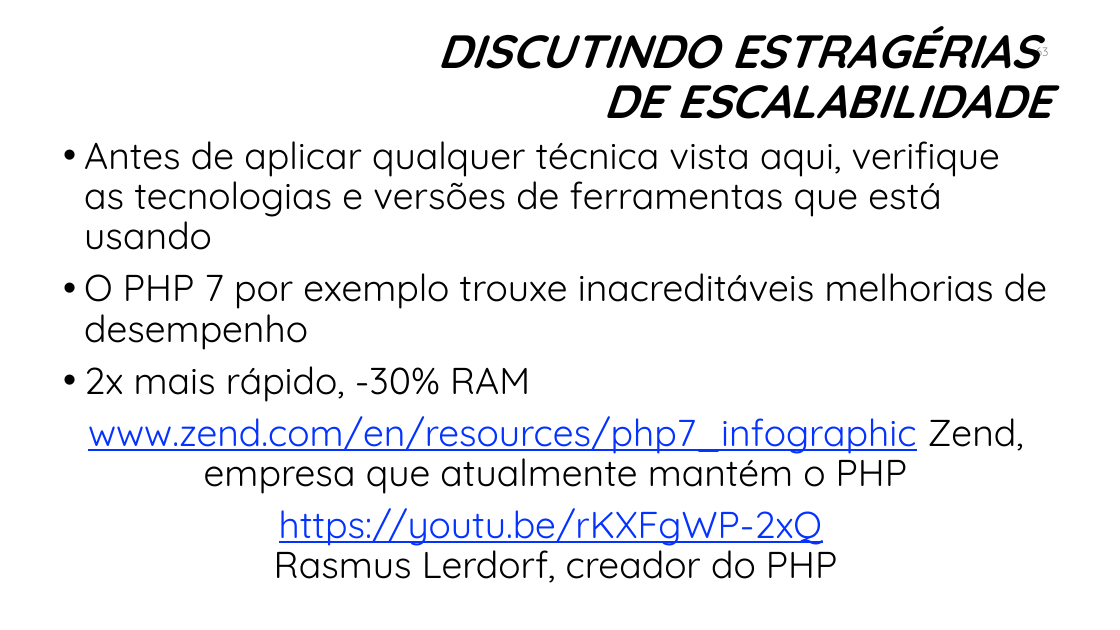
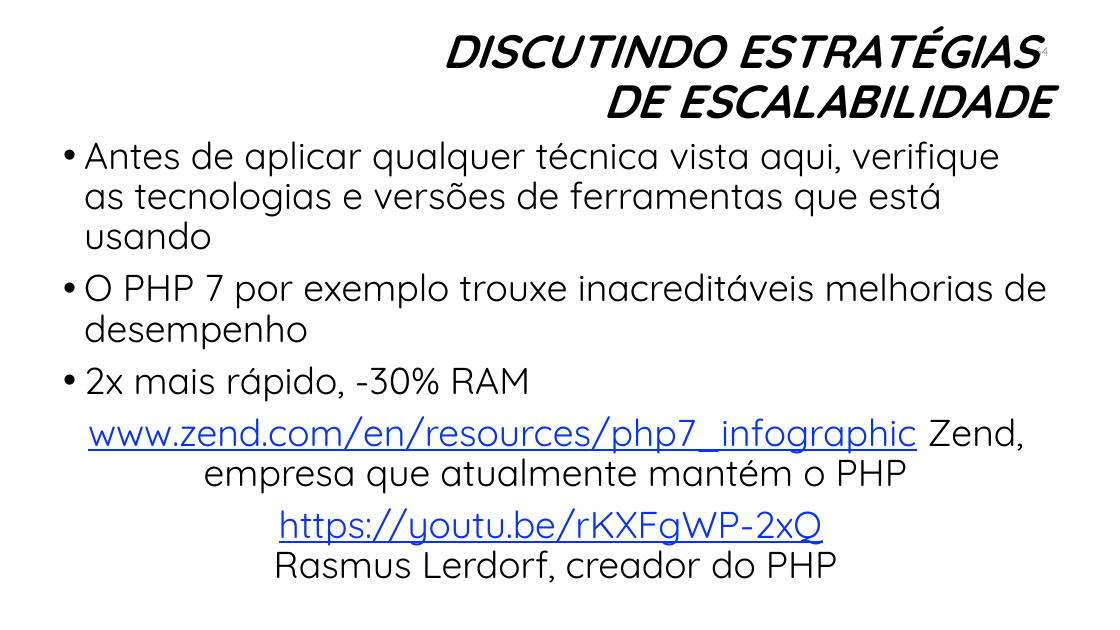
Before and after one commit to manoelcampos/sistemas-distribuidos, a slide deck: slide 64 of introducao-sd.pptx (slide 63 before the commit). Drawn at 1120x630 pixels with LibreOffice and Linux fonts; fonts in the diff are those of the drawing; background and template pictures are left out. Boxes give left, top, right and bottom in pixels: in the first picture for what was removed or moved away, otherwise in the second. Text is boxed around its words. In the diff, an @@ line names an element or a change of style, - is before the commit and + after.

```diff
--- a/introducao-sd.pptx
+++ b/introducao-sd.pptx
@@ text at box(442, 26, 1051, 119): text changed @@
-DISCUTINDO ESTRAGÉRIAS
-DE ESCALABILIDADE
+DISCUTINDO ESTRATÉGIAS
+DE ESCALABILIDADE
@@ page number at box(1035, 43, 1048, 60): text changed @@
-63
+64
```
Also in this commit, not shown: 8 other slides changed, 5 slides added, 1 slide removed, 3 other files.
